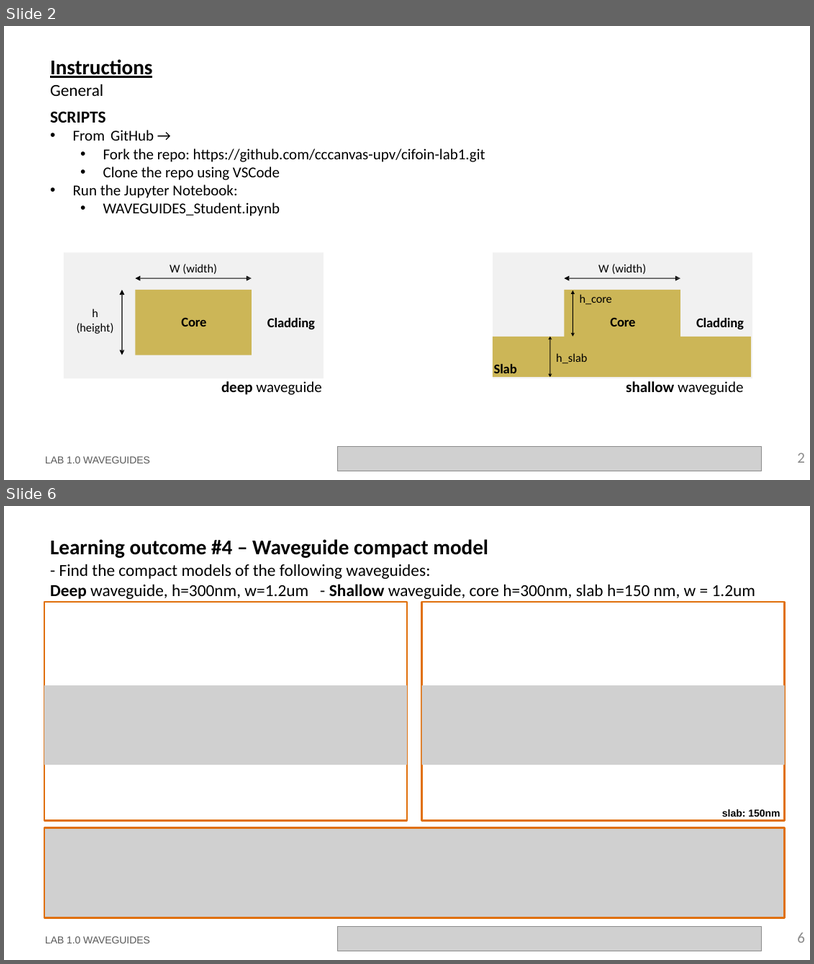
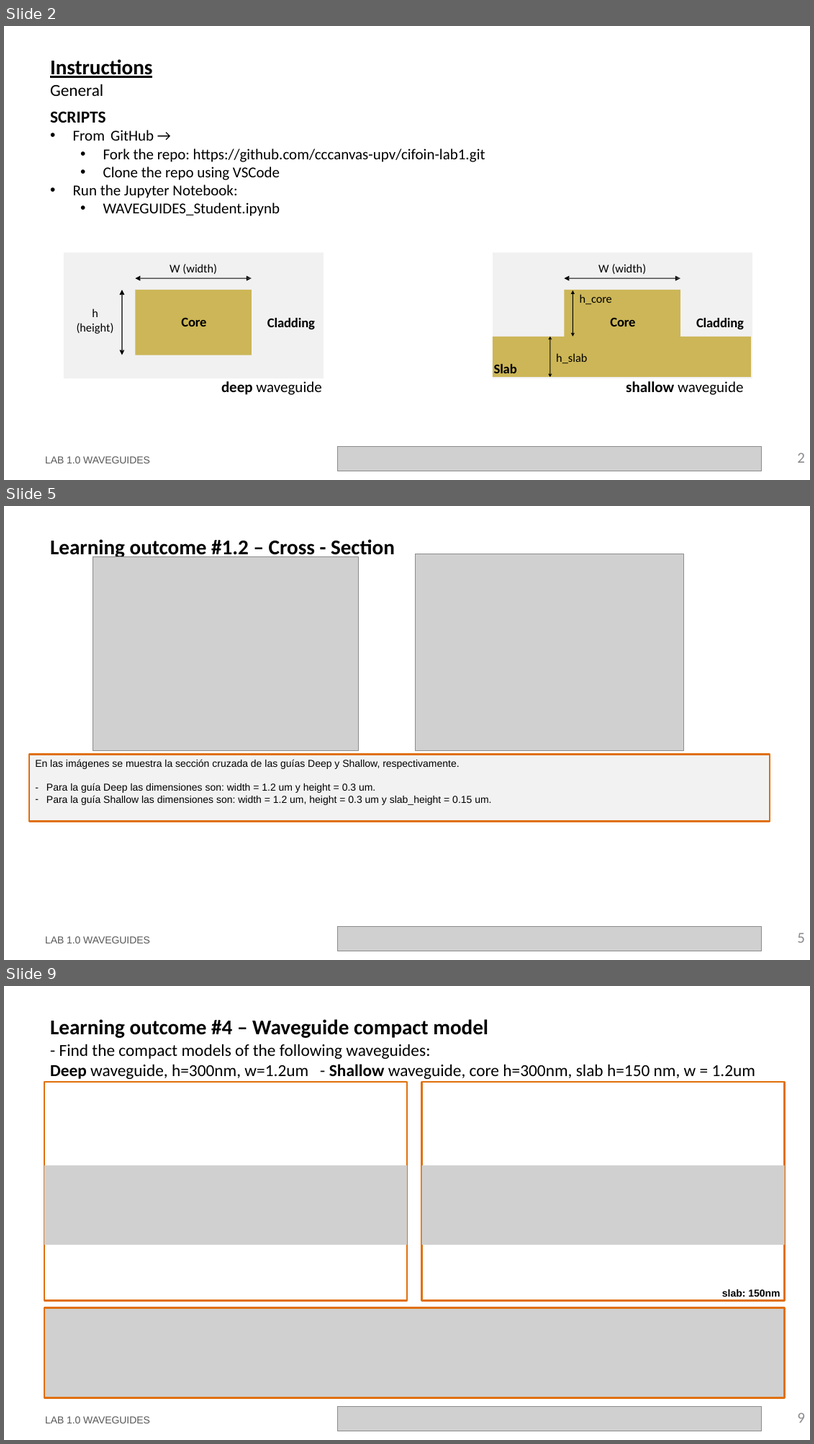
Before and after one commit to jllanoh/cifoin-lab1, a slide deck: LabBook_10.pptx. Shown one above the other, each under a label of ours: slides 2 and 6 before the commit, slides 2, 5 and 9 after it; the slides between them are not shown. The pictures are 814x964 and 814x1444 pixels, drawn with LibreOffice and Linux fonts; fonts in the diff are those of the drawing; grey boxes stand for pictures; background and template pictures are left out. Boxes give left, top, right and bottom in pixels: in the first picture for what was removed or moved away, otherwise in the second. Text is boxed around its words. In the diff, an @@ line names an element or a change of style, - is before the commit and + after.

```diff
--- a/LabBook_10.pptx
+++ b/LabBook_10.pptx
@@ slide 5 added at <box>4,506,810,960</box>, background #FFFFFF @@
@@ title added at <box>50,539,395,560</box>, 25 pt, text #000000, bold @@
+Learning outcome #1.2 – Cross - Section
@@ picture added at <box>93,557,358,751</box> @@
@@ picture added at <box>415,554,684,750</box> @@
@@ rectangle added at <box>29,754,771,821</box>, fill #F2F2F2, outline #E0700D 2.25 pt, 12 pt, text #000000 @@
+En las imágenes se muestra la sección cruzada de las guías Deep y Shallow, respectivamente.
+– Para la guía Deep las dimensiones son: width = 1.2 um y height = 0.3 um.
+– Para la guía Shallow las dimensiones son: width = 1.2 um, height = 0.3 um y slab_height = 0.15 um.
@@ text added at <box>45,936,150,943</box>, 12 pt, text #585858 @@
+LAB 1.0 WAVEGUIDES
@@ picture added at <box>338,926,762,951</box> @@
@@ page number added at <box>797,932,805,942</box>, 18 pt, text #8C8C8C @@
+5
@@ what was slide 6 is now slide 9 @@
@@ page number at <box>797,1412,805,1422</box>: text changed @@
-6
+9
```
Also in this commit, not shown: 3 slides changed, 2 other slides added, 1 other file.
